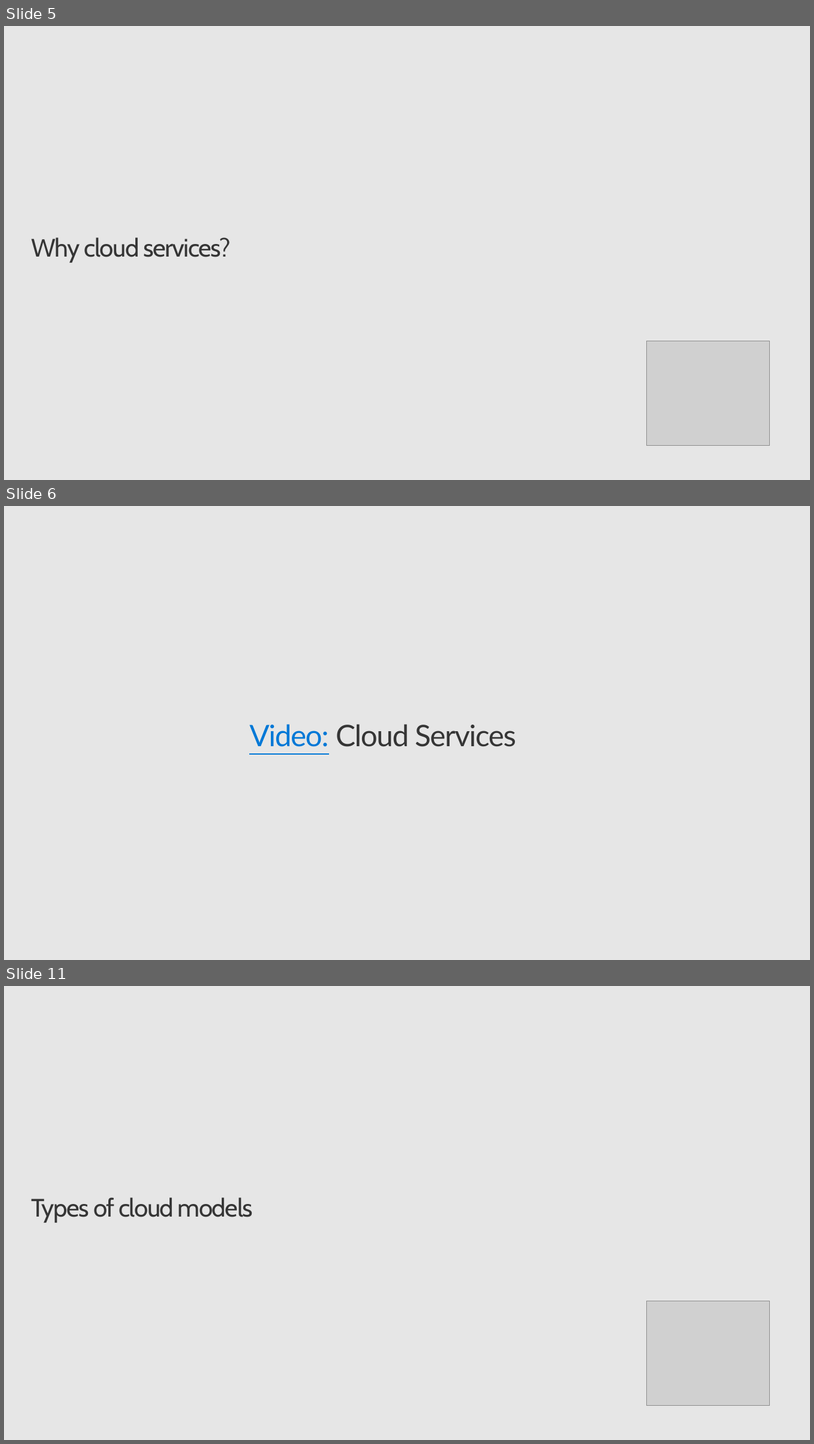
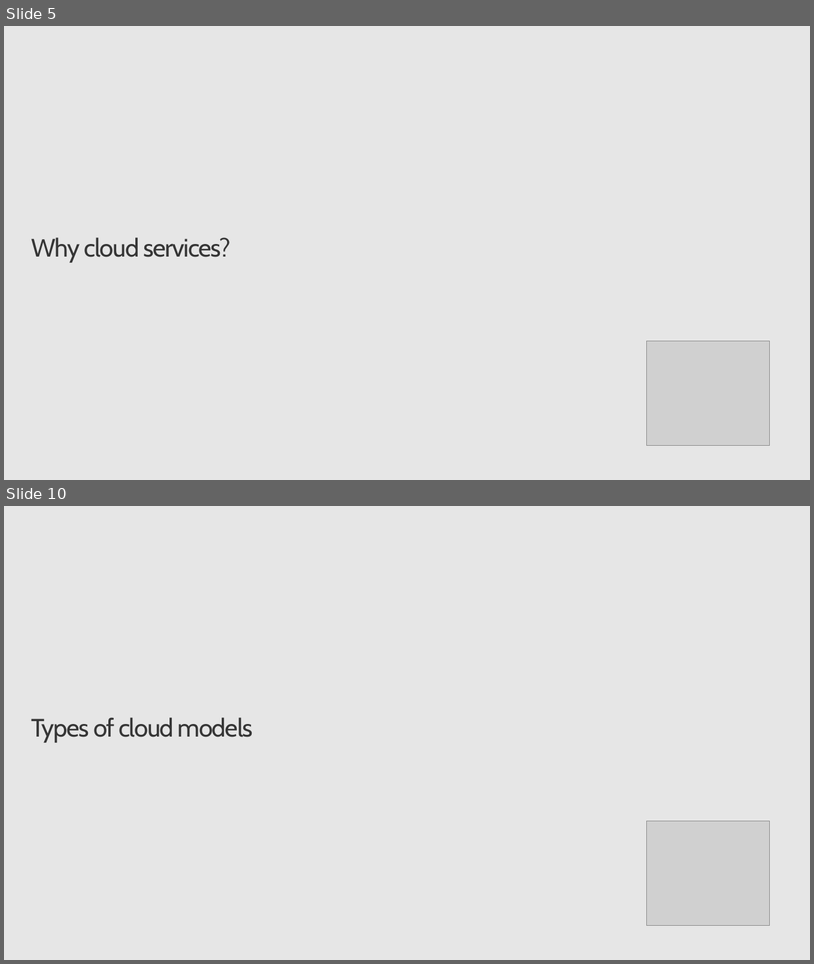
Before and after one commit to CSA-OCP-GER/azure-fundamentals-v2, a slide deck: 1_cloudconcepts/1_cloudconcept.pptx. Shown one above the other, each under a label of ours: slides 5, 6 and 11 before the commit, slides 5 and 10 after it; the slides between them are not shown. The pictures are 814x1444 and 814x964 pixels, drawn with LibreOffice and Linux fonts; fonts in the diff are those of the drawing; grey boxes stand for pictures; background and template pictures are left out. Boxes give left, top, right and bottom in pixels: in the first picture for what was removed or moved away, otherwise in the second. Text is boxed around its words. In the diff, an @@ line names an element or a change of style, - is before the commit and + after.

```diff
--- a/1_cloudconcepts/1_cloudconcept.pptx
+++ b/1_cloudconcepts/1_cloudconcept.pptx
@@ slide 6 removed at bbox=[4, 506, 810, 960], background picture (left out) @@
@@ title removed at bbox=[249, 724, 516, 747] @@
-Video: Cloud Services
@@ what was slide 11 is now slide 10 @@
```
Also in this commit, not shown: 9 slides changed, 1 slide added, 1 other slide removed, 1 other file.
